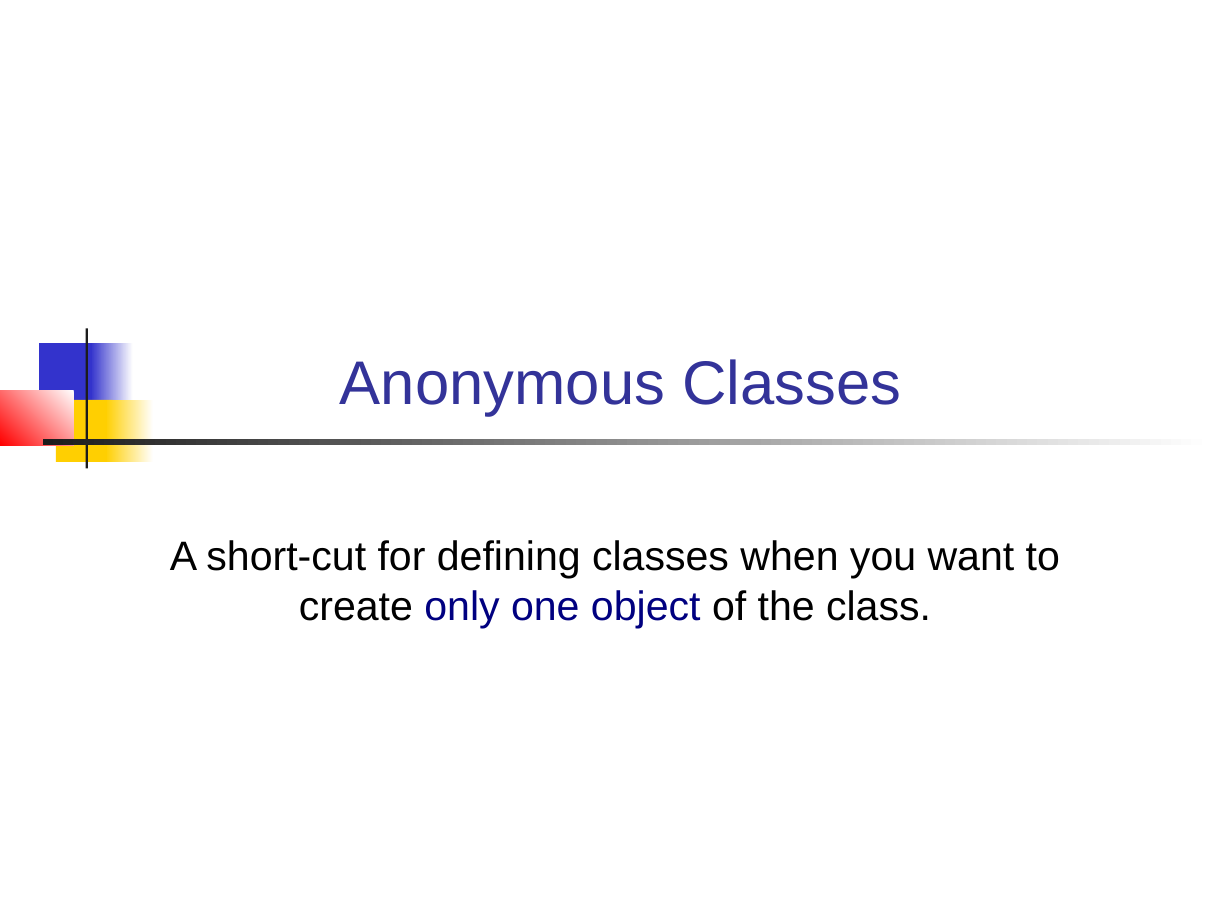
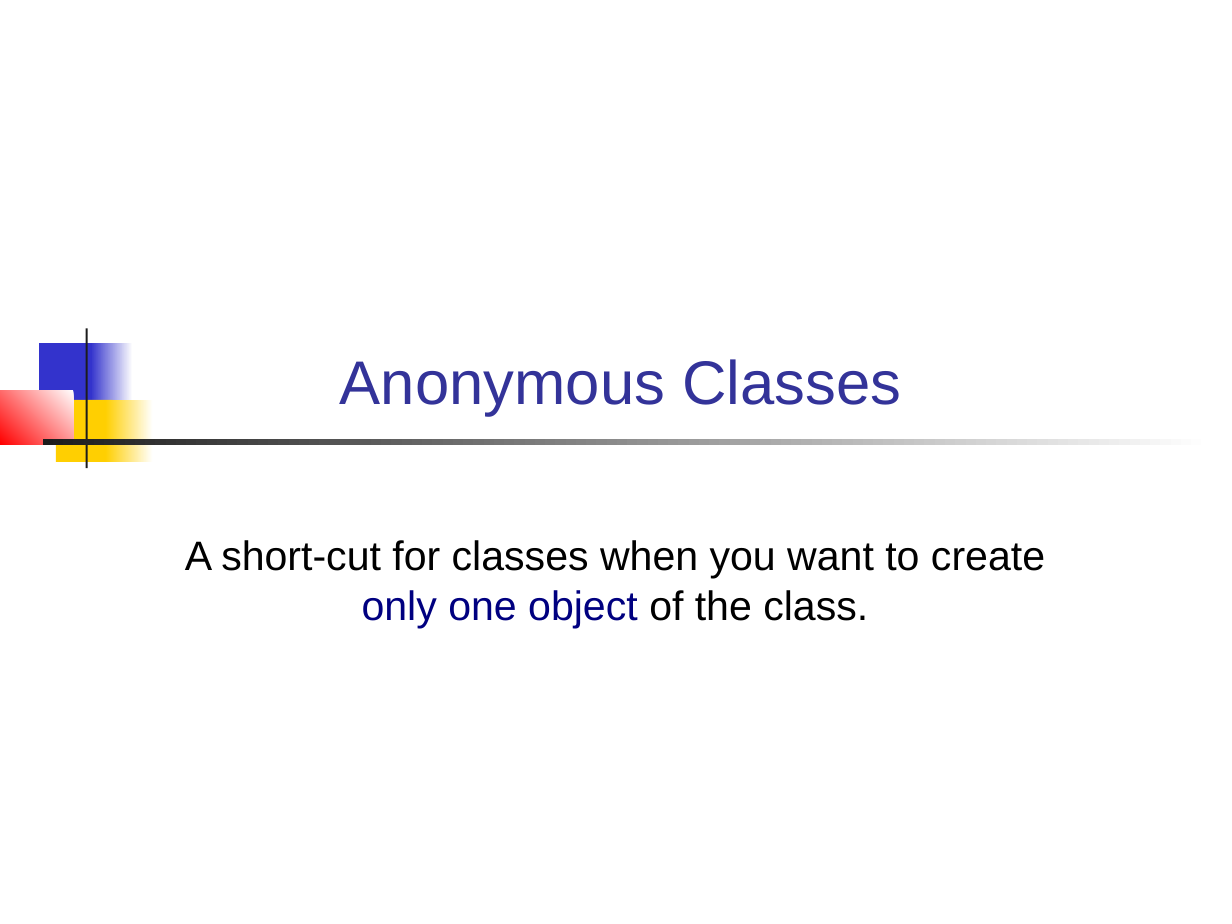
Before and after one commit to skeoop/skeoop.github.io, a slide deck: slide 1 of java-intermed/Anonymous-Class.ppt. Drawn at 1232x924 pixels with LibreOffice and Linux fonts; fonts in the diff are those of the drawing. Boxes give left, top, right and bottom in pixels: in the first picture for what was removed or moved away, otherwise in the second. Text is boxed around its words. In the diff, an @@ line names an element or a change of style, - is before the commit and + after.

```diff
--- a/java-intermed/Anonymous-Class.ppt
+++ b/java-intermed/Anonymous-Class.ppt
@@ subtitle at bbox=[185, 540, 1045, 628]: text changed @@
-A short-cut for defining classes when you want to create only one object of the class.
+A short-cut for classes when you want to create only one object of the class.
```
Also in this commit, not shown: 6 other slides changed, 3 other files.
